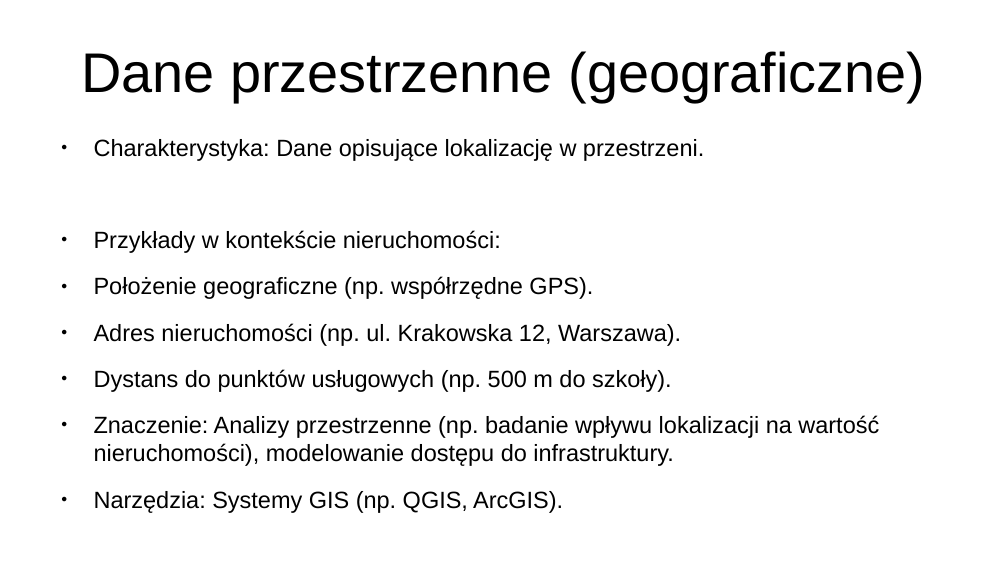
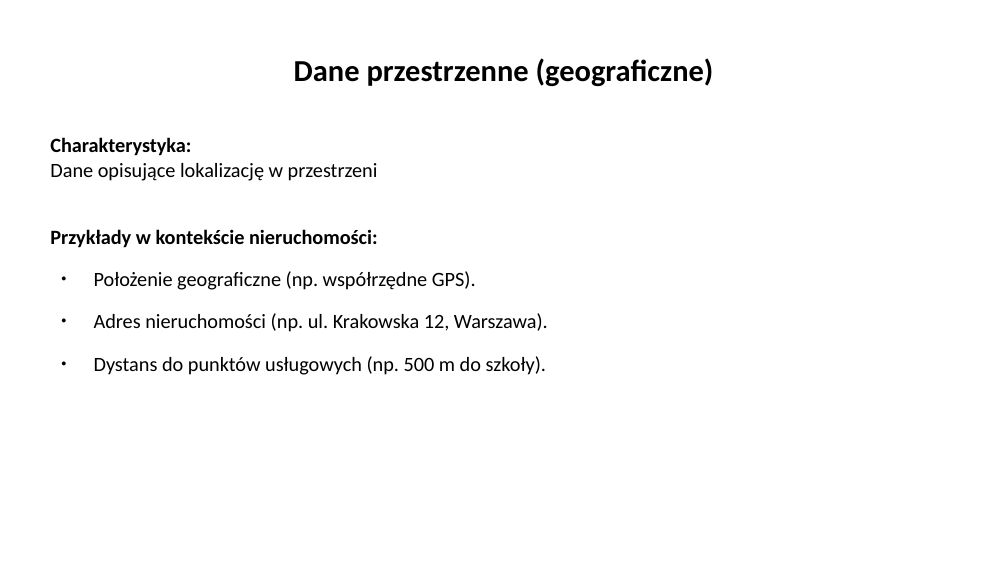
Before and after one commit to jkb-mchlk/jkb-mchlk, a slide deck: slide 22 of szkolenie.pptx (slide 12 before the commit). Drawn at 1008x567 pixels with LibreOffice and Linux fonts; fonts in the diff are those of the drawing. Boxes give left, top, right and bottom in pixels: in the first picture for what was removed or moved away, otherwise in the second. Text is boxed around its words. In the diff, an @@ line names an element or a change of style, - is before the commit and + after.

```diff
--- a/szkolenie.pptx
+++ b/szkolenie.pptx
@@ title "Dane przestrzenne (geograficzne)" at (x1=294, y1=58, x2=714, y2=86): size 44 to 24 pt, font Arial to Calibri, bold on @@
@@ text at (x1=50, y1=137, x2=378, y2=181): text changed; size 18.6 to 16 pt; font Arial to Calibri @@
-● Charakterystyka: Dane opisujące lokalizację w przestrzeni.
+Charakterystyka:
+Dane opisujące lokalizację w przestrzeni
@@ text at (x1=50, y1=229, x2=548, y2=375): size 18.6 to 16 pt, font Arial to Calibri in "Przykłady w kontekście nieruchomości:", "Położenie geograficzne (np. współrzędne GPS).", "Adres nieruchomości (np. ul. Krakowska 12, Warszawa).", "Dystans do punktów usługowych (np. 500 m ..."; bold on in "Przykłady w kontekście nieruchomości:"; bullet ● to none @@
@@ text at (x1=94, y1=415, x2=879, y2=513): paragraphs removed @@
-● Znaczenie: Analizy przestrzenne (np. badanie wpływu lokalizacji na wartość nieruchomości), modelowanie dostępu do infrastruktury.
-● Narzędzia: Systemy GIS (np. QGIS, ArcGIS).
```
Also in this commit, not shown: 50 other slides changed, 26 slides added, 3 slides removed, 3 other files.
